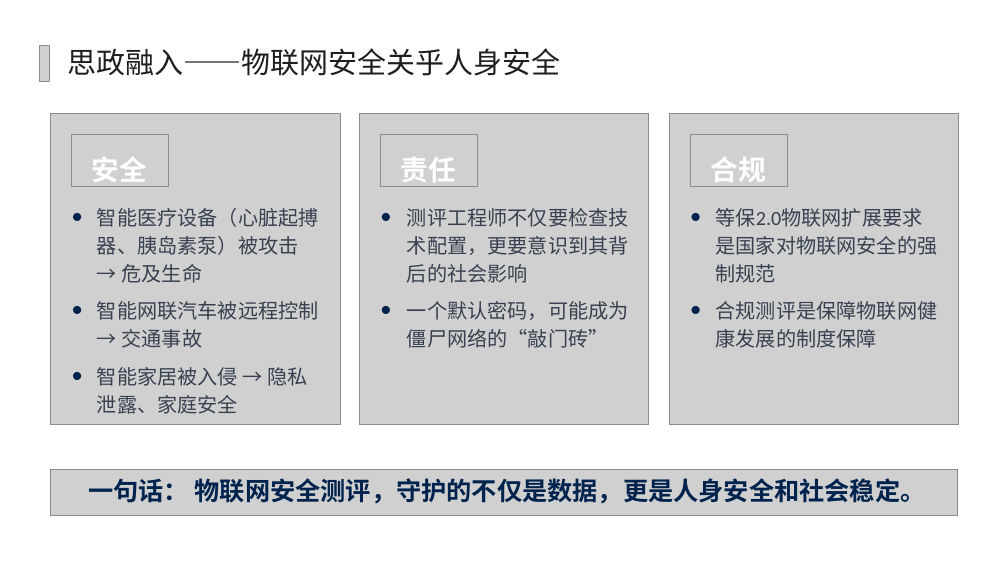
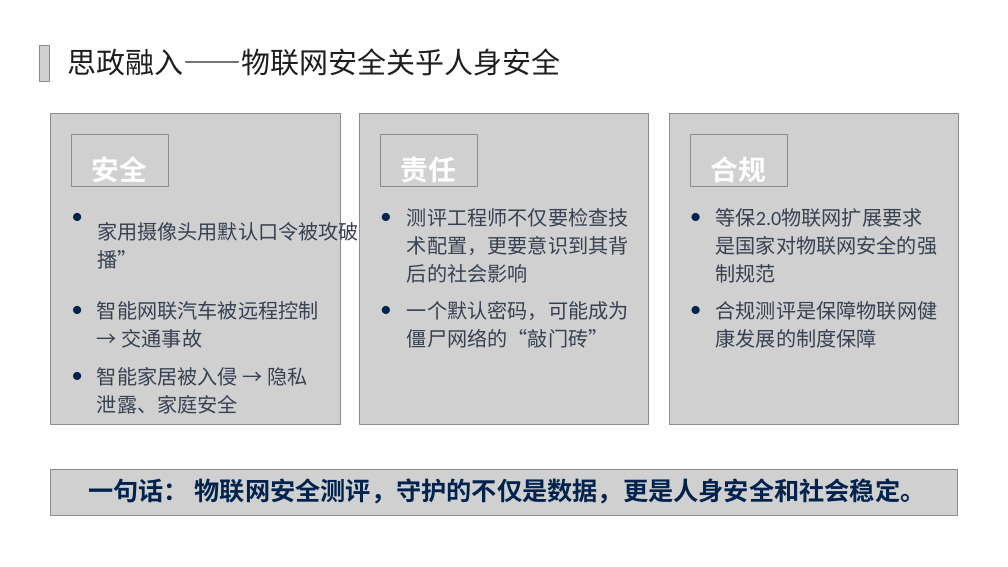
Before and after one commit to yiyimu-ruiruimu/security-assessment-platform, a slide deck: slide 20 of PPT/7.3.2 物联网安全配置核查.pptx (slide 25 before the commit). Drawn at 1008x567 pixels with LibreOffice and Linux fonts; fonts in the diff are those of the drawing; grey boxes stand for pictures; background and template pictures are left out. Boxes give left, top, right and bottom in pixels: in the first picture for what was removed or moved away, otherwise in the second. Text is boxed around its words. In the diff, an @@ line names an element or a change of style, - is before the commit and + after.

```diff
--- a/PPT/7.3.2 物联网安全配置核查.pptx
+++ b/PPT/7.3.2 物联网安全配置核查.pptx
@@ text removed at <box>97,208,319,283</box> @@
-智能医疗设备（心脏起搏器、胰岛素泵）被攻击 → 危及生命
@@ text added at <box>97,218,529,269</box>, 19.2 pt, text #374151 @@
+家用摄像头用默认口令被攻破 → 卧室画面被“直播”
```
Also in this commit, not shown: 7 other slides changed, 2 slides added, 8 slides removed, 49 other files.
